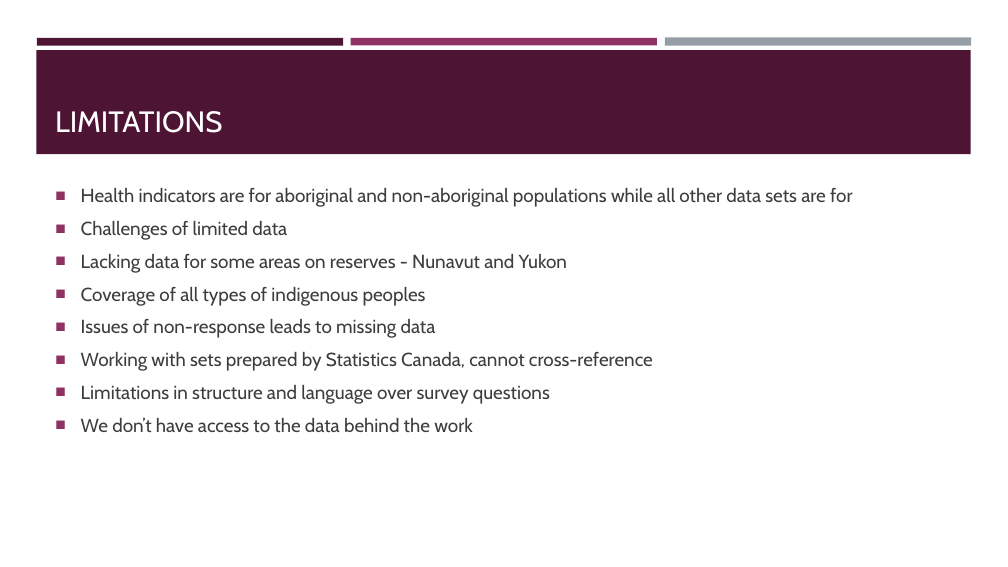
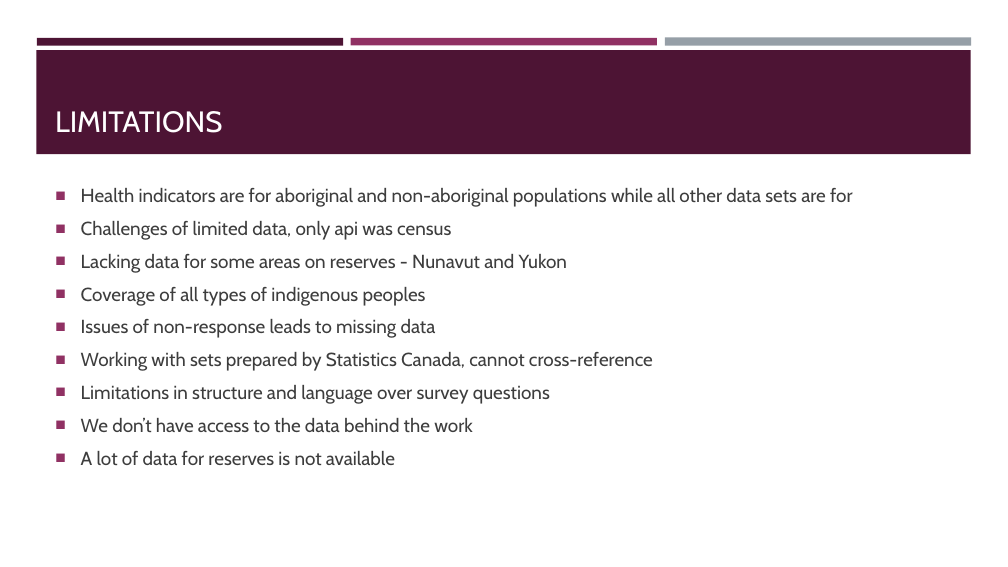
Before and after one commit to elsantonato/07-Project-1, a slide deck: slide 32 of Output/Aboriginals in Canada Presentation-2.pptx. Drawn at 1008x567 pixels with LibreOffice and Linux fonts; fonts in the diff are those of the drawing. Boxes give left, top, right and bottom in pixels: in the first picture for what was removed or moved away, otherwise in the second. Text is boxed around its words. In the diff, an @@ line names an element or a change of style, - is before the commit and + after.

```diff
--- a/Output/Aboriginals in Canada Presentation-2.pptx
+++ b/Output/Aboriginals in Canada Presentation-2.pptx
@@ text at (81, 221, 451, 240): text changed @@
-■ Challenges of limited data
+■ Challenges of limited data, only api was census
@@ text at (81, 451, 395, 465): paragraph added @@
+■ A lot of data for reserves is not available
```
Also in this commit, not shown: 1 other slide changed.
